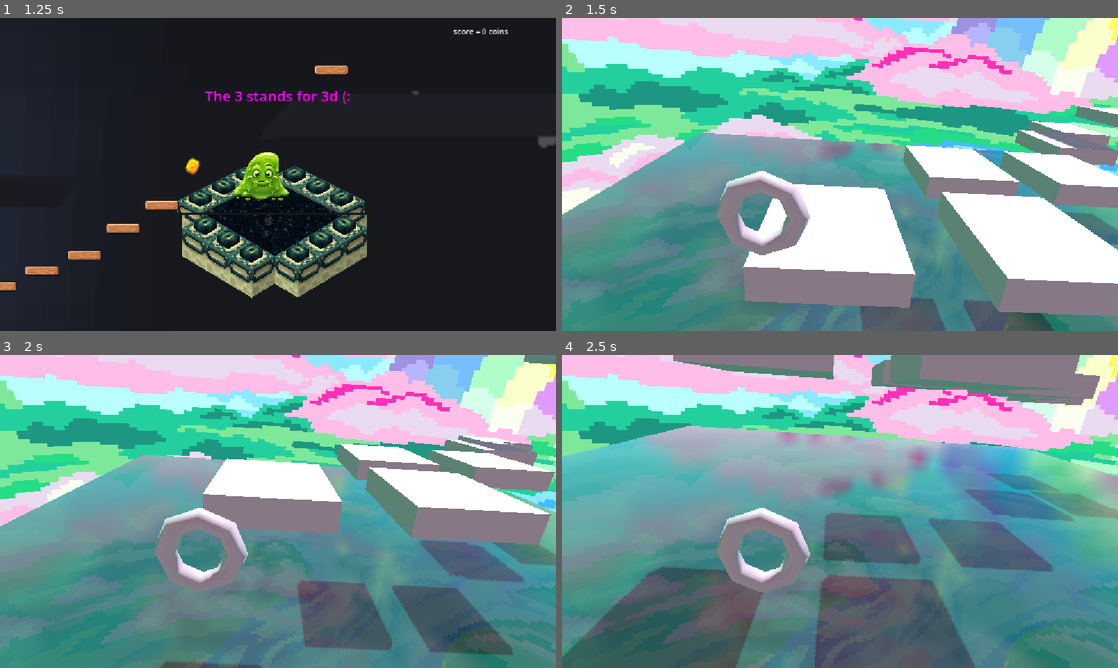
Above: before the commit, frames 1-4 (two rows, left to right).
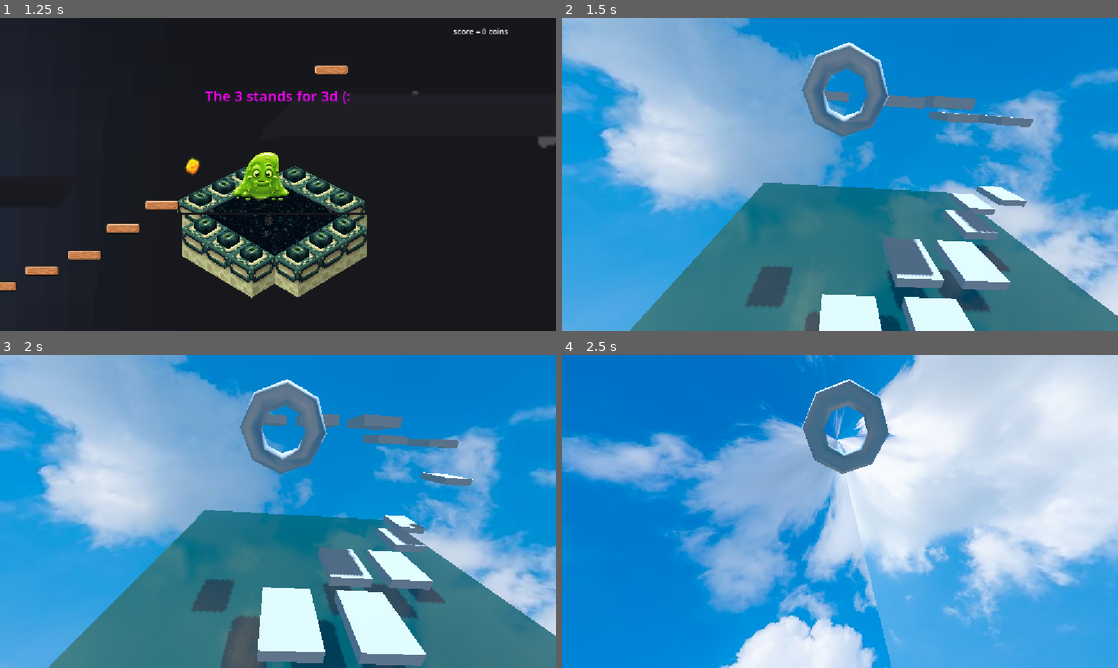
Above: after the commit, the same moments.

Repository: Lennarthuhn/HavenBern
Game: Godot game, scene res://scenes/game.tscn
The game is run twice, just before and just after one commit, with the same random seed, the same clock (stepped at 60 frames per second) and the same inputs.
Inputs (mouse positions are in pixels of both pictures, inside the frame that each line leads up to):
- Up to frame 1 (1.25 s): tap Enter (ui_accept) at 0.5, 0.77 s; move the mouse to (400, 158) at 0.52 s; press the mouse at (400, 158) at 0.53 s; hold Right (ui_right) from 0.53 s (still down)
- Up to frame 2 (1.5 s): move the mouse to (728, 190) at 1.27 s; release Right (ui_right) at 1.28 s; release the mouse at (728, 190) at 1.28 s; hold Down (ui_down) from 1.28 s (still down); click (728, 190) at 1.35 s
- Up to frame 3 (2 s): keep holding Down (ui_down); tap Enter (ui_accept) at 1.52 s
- Up to frame 4 (2.5 s): move the mouse to (895, 442) at 2.02 s; release Down (ui_down) at 2.03 s; press the mouse at (895, 442) at 2.03 s; hold Right (ui_right) from 2.03 s (still down)

Frame 1 is identical in both runs. In frame 2, 95% of the frame differs, in the area x 0-100%, y 0-100%; in frame 3, 92%; in frame 4, 98%.

Commit message:
readme

Diff:
--- a/game/project.godot
+++ b/game/project.godot
@@ -20,6 +20,43 @@
 window/stretch/mode="canvas_items"
 window/stretch/aspect="expand"
 
+[input]
+
+move_left={
+"deadzone": 0.2,
+"events": [Object(InputEventKey,"resource_local_to_scene":false,"resource_name":"","device":-1,"window_id":0,"alt_pressed":false,"shift_pressed":false,"ctrl_pressed":false,"meta_pressed":false,"pressed":false,"keycode":0,"physical_keycode":65,"key_label":0,"unicode":97,"location":0,"echo":false,"script":null)
+, Object(InputEventKey,"resource_local_to_scene":false,"resource_name":"","device":-1,"window_id":0,"alt_pressed":false,"shift_pressed":false,"ctrl_pressed":false,"meta_pressed":false,"pressed":false,"keycode":0,"physical_keycode":4194319,"key_label":0,"unicode":0,"location":0,"echo":false,"script":null)
+]
+}
+move_right={
+"deadzone": 0.2,
+"events": [Object(InputEventKey,"resource_local_to_scene":false,"resource_name":"","device":-1,"window_id":0,"alt_pressed":false,"shift_pressed":false,"ctrl_pressed":false,"meta_pressed":false,"pressed":false,"keycode":0,"physical_keycode":68,"key_label":0,"unicode":100,"location":0,"echo":false,"script":null)
+, Object(InputEventKey,"resource_local_to_scene":false,"resource_name":"","device":-1,"window_id":0,"alt_pressed":false,"shift_pressed":false,"ctrl_pressed":false,"meta_pressed":false,"pressed":false,"keycode":0,"physical_keycode":4194321,"key_label":0,"unicode":0,"location":0,"echo":false,"script":null)
+]
+}
+move_back={
+"deadzone": 0.2,
+"events": [Object(InputEventKey,"resource_local_to_scene":false,"resource_name":"","device":-1,"window_id":0,"alt_pressed":false,"shift_pressed":false,"ctrl_pressed":false,"meta_pressed":false,"pressed":false,"keycode":0,"physical_keycode":83,"key_label":0,"unicode":115,"location":0,"echo":false,"script":null)
+, Object(InputEventKey,"resource_local_to_scene":false,"resource_name":"","device":-1,"window_id":0,"alt_pressed":false,"shift_pressed":false,"ctrl_pressed":false,"meta_pressed":false,"pressed":false,"keycode":0,"physical_keycode":4194322,"key_label":0,"unicode":0,"location":0,"echo":false,"script":null)
+]
+}
+move_forward={
+"deadzone": 0.2,
+"events": [Object(InputEventKey,"resource_local_to_scene":false,"resource_name":"","device":-1,"window_id":0,"alt_pressed":false,"shift_pressed":false,"ctrl_pressed":false,"meta_pressed":false,"pressed":false,"keycode":0,"physical_keycode":87,"key_label":0,"unicode":119,"location":0,"echo":false,"script":null)
+, Object(InputEventKey,"resource_local_to_scene":false,"resource_name":"","device":-1,"window_id":0,"alt_pressed":false,"shift_pressed":false,"ctrl_pressed":false,"meta_pressed":false,"pressed":false,"keycode":0,"physical_keycode":4194320,"key_label":0,"unicode":0,"location":0,"echo":false,"script":null)
+]
+}
+left_click={
+"deadzone": 0.2,
+"events": [Object(InputEventMouseButton,"resource_local_to_scene":false,"resource_name":"","device":-1,"window_id":0,"alt_pressed":false,"shift_pressed":false,"ctrl_pressed":false,"meta_pressed":false,"button_mask":1,"position":Vector2(287, 14),"global_position":Vector2(296, 62),"factor":1.0,"button_index":1,"canceled":false,"pressed":true,"double_click":false,"script":null)
+]
+}
+esc={
+"deadzone": 0.2,
+"events": [Object(InputEventKey,"resource_local_to_scene":false,"resource_name":"","device":-1,"window_id":0,"alt_pressed":false,"shift_pressed":false,"ctrl_pressed":false,"meta_pressed":false,"pressed":false,"keycode":0,"physical_keycode":4194305,"key_label":0,"unicode":0,"location":0,"echo":false,"script":null)
+]
+}
+
 [physics]
 
 3d/physics_engine="Jolt Physics"
--- a/game/scenes/3d.tscn
+++ b/game/scenes/3d.tscn
@@ -2,10 +2,49 @@
 
 [ext_resource type="Script" uid="uid://c3ypcg0bjulwf" path="res://scenes/character_body_3d.gd" id="1_7lbti"]
 [ext_resource type="Script" uid="uid://bravpt4xk7n5d" path="res://scenes/killzone3d.gd" id="2_7lbti"]
+[ext_resource type="Script" uid="uid://bl7ubghtk854l" path="res://scenes/node_3d.gd" id="2_jauas"]
 [ext_resource type="Material" uid="uid://dnumns5w7ucue" path="res://Image/maujoe.basic_water_material/materials/basic_water_material.material" id="2_yhftu"]
-[ext_resource type="Texture2D" uid="uid://dahyapexpqve8" path="res://Image/rainbowbk.png" id="4_yhftu"]
+[ext_resource type="Texture2D" uid="uid://4qpda0uqf8k6" path="res://Image/sky.jpg" id="3_ix6ec"]
 
 [sub_resource type="CapsuleShape3D" id="CapsuleShape3D_05cw4"]
+
+[sub_resource type="Animation" id="Animation_kyai6"]
+length = 0.001
+tracks/0/type = "value"
+tracks/0/imported = false
+tracks/0/enabled = true
+tracks/0/path = NodePath(".:position")
+tracks/0/interp = 1
+tracks/0/loop_wrap = true
+tracks/0/keys = {
+"times": PackedFloat32Array(0),
+"transitions": PackedFloat32Array(1),
+"update": 0,
+"values": [Vector3(6.6384344, 14.354056, -16.18135)]
+}
+
+[sub_resource type="Animation" id="Animation_jauas"]
+resource_name = "move"
+length = 2.0333333
+loop_mode = 2
+tracks/0/type = "value"
+tracks/0/imported = false
+tracks/0/enabled = true
+tracks/0/path = NodePath(".:position")
+tracks/0/interp = 1
+tracks/0/loop_wrap = true
+tracks/0/keys = {
+"times": PackedFloat32Array(0, 2.0333333),
+"transitions": PackedFloat32Array(1, 1),
+"update": 0,
+"values": [Vector3(6.6384344, 14.354056, -16.18135), Vector3(-0.77759933, 14.354056, -16.18135)]
+}
+
+[sub_resource type="AnimationLibrary" id="AnimationLibrary_rtr0i"]
+_data = {
+&"RESET": SubResource("Animation_kyai6"),
+&"move": SubResource("Animation_jauas")
+}
 
 [sub_resource type="Animation" id="Animation_7lbti"]
 length = 0.001
@@ -45,12 +84,12 @@
 }
 
 [sub_resource type="BoxShape3D" id="BoxShape3D_6saly"]
-size = Vector3(50, 1, 50)
+size = Vector3(50, 0.16357422, 50)
 
 [sub_resource type="WorldBoundaryShape3D" id="WorldBoundaryShape3D_aj8lo"]
 
 [sub_resource type="PanoramaSkyMaterial" id="PanoramaSkyMaterial_6saly"]
-panorama = ExtResource("4_yhftu")
+panorama = ExtResource("3_ix6ec")
 filter = false
 
 [sub_resource type="Sky" id="Sky_aj8lo"]
@@ -59,7 +98,7 @@
 [sub_resource type="Environment" id="Environment_05cw4"]
 background_mode = 2
 sky = SubResource("Sky_aj8lo")
-sky_rotation = Vector3(0, 2.284636, 0)
+sky_rotation = Vector3(0, 2.5132742, 0)
 
 [node name="3D" type="Node3D" unique_id=328147445]
 
@@ -68,16 +107,21 @@
 shadow_enabled = true
 
 [node name="CharacterBody3D" type="CharacterBody3D" parent="." unique_id=484040458]
+transform = Transform3D(1, 0, 0, 0, 1, 0, 0, 0, 1, 0, 12.144264, 0)
 script = ExtResource("1_7lbti")
 
 [node name="CollisionShape3D" type="CollisionShape3D" parent="CharacterBody3D" unique_id=1741788010]
 transform = Transform3D(1, 0, 0, 0, 1, 0, 0, 0, 1, 0, 2, 0)
 shape = SubResource("CapsuleShape3D_05cw4")
 
+[node name="Node3D" type="Node3D" parent="CharacterBody3D" unique_id=413443325]
+transform = Transform3D(0.9976368, -0.056734335, -0.038757045, 0.066863716, 0.93149203, 0.35756382, 0.015815735, -0.35931027, 0.93308413, 0, 0, 0)
+script = ExtResource("2_jauas")
+
 [node name="Camera3D" type="Camera3D" parent="CharacterBody3D" unique_id=1675325409]
-transform = Transform3D(0.9976368, -0.056734364, -0.03875701, 0.066863716, 0.931492, 0.35756382, 0.015815735, -0.35931024, 0.93308413, 1.3128958, 5.2787714, 5.9247804)
+transform = Transform3D(0.9976368, -0.056734335, -0.038757045, 0.066863716, 0.93149203, 0.3575638, 0.015815733, -0.35931024, 0.9330842, -0.19378522, 1.7878191, 4.6654205)
 current = true
-fov = 52.9
+fov = 80.06294
 near = 0.1
 
 [node name="CSGTorus3D" type="CSGTorus3D" parent="CharacterBody3D" unique_id=1725000735]
@@ -119,6 +163,30 @@
 use_collision = true
 size = Vector3(4, 1, 5)
 
+[node name="d3" type="CSGBox3D" parent="." unique_id=104777431]
+transform = Transform3D(1, 0, 0, 0, 1, 0, 0, 0, 1, 15.850803, 13.080998, -21.546618)
+use_collision = true
+size = Vector3(4, 1, 5)
+
+[node name="d4" type="CSGBox3D" parent="." unique_id=1386440954]
+transform = Transform3D(1, 0, 0, 0, 1, 0, 0, 0, 1, 10.974969, 14.586293, -16.116196)
+use_collision = true
+size = Vector3(4, 1, 5)
+
+[node name="d6" type="CSGBox3D" parent="." unique_id=1954413975]
+transform = Transform3D(1, 0, 0, 0, 1, 0, 0, 0, 1, -0.7542362, 14.586293, -22.196922)
+use_collision = true
+size = Vector3(4, 1, 5)
+
+[node name="d5" type="CSGBox3D" parent="." unique_id=590256627]
+transform = Transform3D(1, 0, 0, 0, 1, 0, 0, 0, 1, 6.6384344, 14.354056, -16.18135)
+use_collision = true
+size = Vector3(4, 1, 5)
+
+[node name="AnimationPlayer" type="AnimationPlayer" parent="d5" unique_id=1404862393]
+libraries/ = SubResource("AnimationLibrary_rtr0i")
+autoplay = &"move"
+
 [node name="d2" type="CSGBox3D" parent="." unique_id=1186753880]
 transform = Transform3D(1, 0, 0, 0, 1, 0, 0, 0, 1, 22.93095, -0.2153635, -21.546618)
 use_collision = true
@@ -143,7 +211,7 @@
 material = ExtResource("2_yhftu")
 
 [node name="CollisionShape3D" type="CollisionShape3D" parent="bouncyground" unique_id=471528361]
-transform = Transform3D(1, 0, 0, 0, 1, 0, 0, 0, 1, 8.5, 11, -16.5)
+transform = Transform3D(1, 0, 0, 0, 1, 0, 0, 0, 1, 8.5, 10.981032, -16.5)
 shape = SubResource("BoxShape3D_6saly")
 
 [node name="killzone" type="Area3D" parent="." unique_id=1149449011]
@@ -157,5 +225,6 @@
 [node name="WorldEnvironment" type="WorldEnvironment" parent="." unique_id=554679884]
 environment = SubResource("Environment_05cw4")
 
+[connection signal="area_entered" from="bouncyground" to="CharacterBody3D" method="_on_bouncyground_area_entered"]
 [connection signal="area_exited" from="bouncyground" to="CharacterBody3D" method="_on_bouncyground_area_exited"]
 [connection signal="body_entered" from="killzone" to="CharacterBody3D" method="_on_killzone_body_entered"]
--- /dev/null
+++ b/game/scenes/camera_3d.gd
@@ -0,0 +1,15 @@
+extends Camera3D
+
+
+# Called when the node enters the scene tree for the first time.
+func _ready() -> void:
+	pass # Replace with function body.
+
+
+# Called every frame. 'delta' is the elapsed time since the previous frame.
+
+func _unhandled_input(event: InputEvent) -> void:
+	if event is InputEventMouseMotion:
+		rotation.y -= event.relative.x * 0.01
+		rotation.x -= event.relative.y * 0.01
+		rotation.x = clamp(rotation.x, deg_to_rad(-90), deg_to_rad(90))
--- a/game/scenes/character_body_3d.gd
+++ b/game/scenes/character_body_3d.gd
@@ -2,21 +2,24 @@
 
 
 const SPEED = 5.0
-const JUMP_VELOCITY = 4.5
-
+var JUMP_VELOCITY = 4.5
+var vel_max =0
 
 func _physics_process(delta: float) -> void:
 	# Add the gravity.
 	if not is_on_floor():
 		velocity += get_gravity() * delta
+		vel_max= velocity.y
+
 
 	# Handle jump.
 	if is_on_floor():
-		velocity.y = JUMP_VELOCITY
+		print(velocity.y)
+		velocity.y = [-vel_max , 5 ].max()
 
 	# Get the input direction and handle the movement/deceleration.
 	# As good practice, you should replace UI actions with custom gameplay actions.
-	var input_dir := Input.get_vector("ui_left", "ui_right", "ui_up", "ui_down")
+	var input_dir := Input.get_vector("move_left", "move_right", "move_forward", "move_back")
 	var direction := (transform.basis * Vector3(input_dir.x, 0, input_dir.y)).normalized()
 	if direction:
 		velocity.x = direction.x * SPEED
@@ -24,6 +27,7 @@
 	else:
 		velocity.x = move_toward(velocity.x, 0, SPEED)
 		velocity.z = move_toward(velocity.z, 0, SPEED)
+
 
 	move_and_slide()
 
@@ -36,4 +40,20 @@
 
 
 func _on_bouncyground_area_exited(area: Area3D) -> void:
-	velocity.y = 20
+	pass
+
+func _unhandled_input(event: InputEvent) -> void:
+	if event is InputEventMouseMotion:
+		rotation.y -= event.relative.x * 0.01
+		rotation.x -= event.relative.y * 0.01
+		rotation.x = clamp(rotation.x, deg_to_rad(-90), deg_to_rad(90))
+
+func _input(event: InputEvent) -> void:
+	if event.is_action_pressed("left_click"):
+		Input.mouse_mode = Input.MOUSE_MODE_CAPTURED
+	if event.is_action_pressed("esc"):
+		Input.mouse_mode = Input.MOUSE_MODE_VISIBLE
+
+func _on_bouncyground_area_entered(area: Area3D) -> void:
+	print(velocity.y)
+	velocity.y = [-velocity.y, 12 ].max()
--- /dev/null
+++ b/game/scenes/node_3d.gd
@@ -0,0 +1,14 @@
+extends Node3D
+
+
+# Called when the node enters the scene tree for the first time.
+func _ready() -> void:
+	pass # Replace with function body.
+
+
+
+func _unhandled_input(event: InputEvent) -> void:
+	if event is InputEventMouseMotion:
+		rotation.y -= event.relative.x * 0.01
+		rotation.x -= event.relative.y * 0.01
+		rotation.x = clamp(rotation.x, deg_to_rad(-90), deg_to_rad(90))
--- a/game/scenes/player.gd
+++ b/game/scenes/player.gd
@@ -18,7 +18,7 @@
 
 	# Get the input direction and handle the movement/deceleration.
 	# As good practice, you should replace UI actions with custom gameplay actions.
-	var direction := Input.get_axis("ui_left", "ui_right")
+	var direction := Input.get_axis("move_left", "move_right")
 	if direction > 0:
 		$Sprite2D.flip_h = false
 	if direction < 0:
Not shown, added: game/scenes/camera_3d.gd.uid
Not shown, added: game/scenes/node_3d.gd.uid
